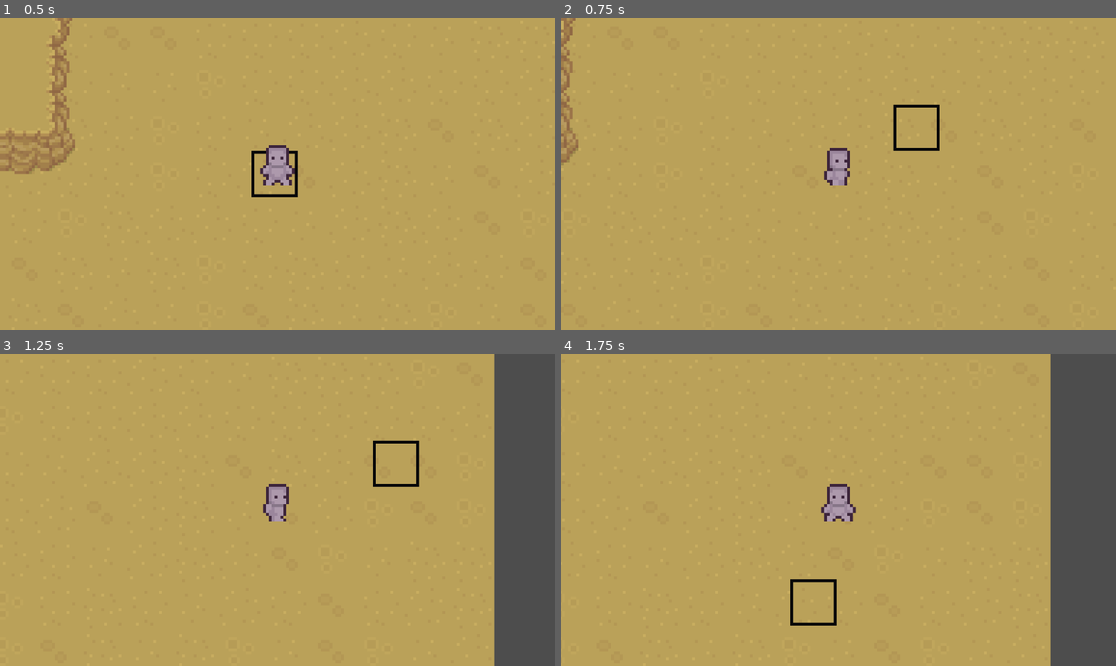
Above: before the commit, frames 1-4 (two rows, left to right).
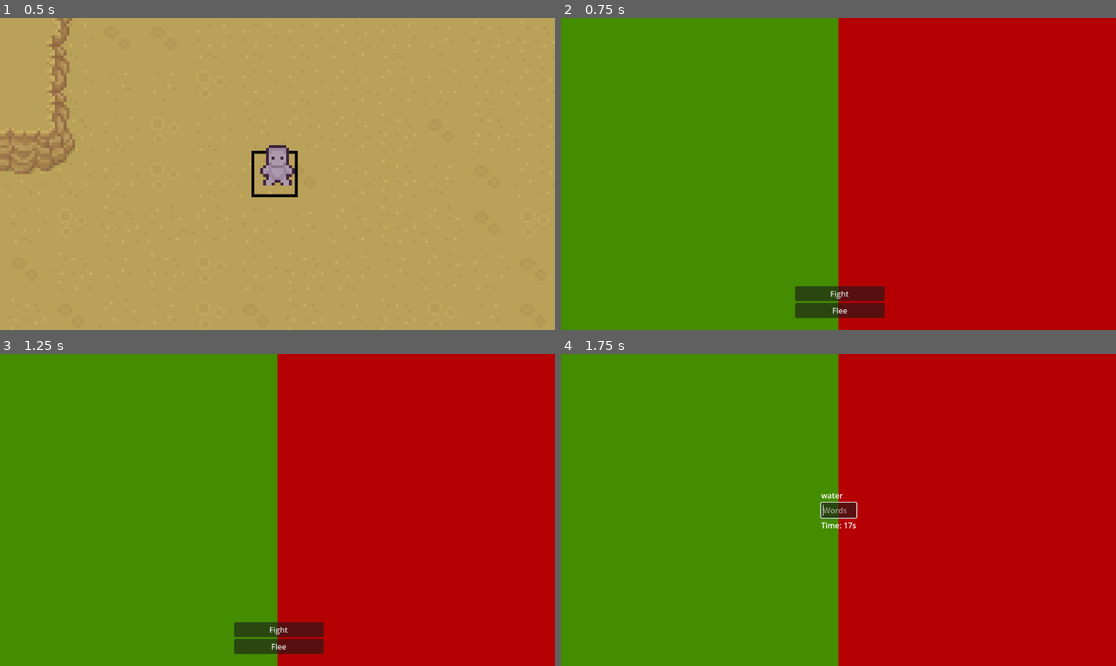
Above: after the commit, the same moments.

Repository: sagedontgo/tidal-typists
Game: Godot game, scene res://scenes/game.tscn
Same seed, same stepped clock (60 frames per second), same inputs: the game is played once before the commit and once after it.
Inputs (mouse positions are in pixels of both pictures, inside the frame that each line leads up to):
- Up to frame 1 (0.5 s): no input
- Up to frame 2 (0.75 s): tap Enter (ui_accept) at 0.5 s; move the mouse to (960, 158) at 0.52 s; hold Right (ui_right) from 0.53 s (still down); hold Enter (ui_accept) from 0.53 s (still down)
- Up to frame 3 (1.25 s): keep holding Right (ui_right); keep holding Enter (ui_accept)
- Up to frame 4 (1.75 s): release Right (ui_right) at 1.25 s; release Enter (ui_accept) at 1.25 s; click (838, 628) at 1.25 s, where only the run after the commit has a clickable "Fight"

Frame 1 is identical in both runs. In frame 2, 100% of the frame differs, in the area x 0-100%, y 0-100%; in frame 3, 100%; in frame 4, 100%.

Commit message:
Typing Game foundation

Diff:
--- a/tidal-typists/project.godot
+++ b/tidal-typists/project.godot
@@ -25,6 +25,30 @@
 , Object(InputEventKey,"resource_local_to_scene":false,"resource_name":"","device":0,"window_id":0,"alt_pressed":false,"shift_pressed":false,"ctrl_pressed":false,"meta_pressed":false,"pressed":false,"keycode":0,"physical_keycode":65,"key_label":0,"unicode":0,"location":0,"echo":false,"script":null)
 ]
 }
+ui_right={
+"deadzone": 0.5,
+"events": [Object(InputEventKey,"resource_local_to_scene":false,"resource_name":"","device":0,"window_id":0,"alt_pressed":false,"shift_pressed":false,"ctrl_pressed":false,"meta_pressed":false,"pressed":false,"keycode":4194321,"physical_keycode":0,"key_label":0,"unicode":0,"location":0,"echo":false,"script":null)
+, Object(InputEventJoypadButton,"resource_local_to_scene":false,"resource_name":"","device":-1,"button_index":14,"pressure":0.0,"pressed":false,"script":null)
+, Object(InputEventJoypadMotion,"resource_local_to_scene":false,"resource_name":"","device":-1,"axis":0,"axis_value":1.0,"script":null)
+, Object(InputEventKey,"resource_local_to_scene":false,"resource_name":"","device":-1,"window_id":0,"alt_pressed":false,"shift_pressed":false,"ctrl_pressed":false,"meta_pressed":false,"pressed":false,"keycode":0,"physical_keycode":68,"key_label":0,"unicode":100,"location":0,"echo":false,"script":null)
+]
+}
+ui_up={
+"deadzone": 0.5,
+"events": [Object(InputEventKey,"resource_local_to_scene":false,"resource_name":"","device":0,"window_id":0,"alt_pressed":false,"shift_pressed":false,"ctrl_pressed":false,"meta_pressed":false,"pressed":false,"keycode":4194320,"physical_keycode":0,"key_label":0,"unicode":0,"location":0,"echo":false,"script":null)
+, Object(InputEventJoypadButton,"resource_local_to_scene":false,"resource_name":"","device":-1,"button_index":11,"pressure":0.0,"pressed":false,"script":null)
+, Object(InputEventJoypadMotion,"resource_local_to_scene":false,"resource_name":"","device":-1,"axis":1,"axis_value":-1.0,"script":null)
+, Object(InputEventKey,"resource_local_to_scene":false,"resource_name":"","device":-1,"window_id":0,"alt_pressed":false,"shift_pressed":false,"ctrl_pressed":false,"meta_pressed":false,"pressed":false,"keycode":0,"physical_keycode":87,"key_label":0,"unicode":119,"location":0,"echo":false,"script":null)
+]
+}
+ui_down={
+"deadzone": 0.5,
+"events": [Object(InputEventKey,"resource_local_to_scene":false,"resource_name":"","device":0,"window_id":0,"alt_pressed":false,"shift_pressed":false,"ctrl_pressed":false,"meta_pressed":false,"pressed":false,"keycode":4194322,"physical_keycode":0,"key_label":0,"unicode":0,"location":0,"echo":false,"script":null)
+, Object(InputEventJoypadButton,"resource_local_to_scene":false,"resource_name":"","device":-1,"button_index":12,"pressure":0.0,"pressed":false,"script":null)
+, Object(InputEventJoypadMotion,"resource_local_to_scene":false,"resource_name":"","device":-1,"axis":1,"axis_value":1.0,"script":null)
+, Object(InputEventKey,"resource_local_to_scene":false,"resource_name":"","device":-1,"window_id":0,"alt_pressed":false,"shift_pressed":false,"ctrl_pressed":false,"meta_pressed":false,"pressed":false,"keycode":0,"physical_keycode":83,"key_label":0,"unicode":115,"location":0,"echo":false,"script":null)
+]
+}
 
 [physics]
 
--- /dev/null
+++ b/tidal-typists/scenes/combat.tscn
@@ -0,0 +1,78 @@
+[gd_scene format=3 uid="uid://chp7eya6ont54"]
+
+[ext_resource type="Script" uid="uid://c6fr0bb6g00bs" path="res://scripts/combat.gd" id="1_764e3"]
+
+[node name="Control" type="Control" unique_id=451658673]
+layout_mode = 3
+anchors_preset = 15
+anchor_right = 1.0
+anchor_bottom = 1.0
+grow_horizontal = 2
+grow_vertical = 2
+script = ExtResource("1_764e3")
+
+[node name="HBoxContainer" type="HBoxContainer" parent="." unique_id=1748567293]
+layout_mode = 1
+anchors_preset = 15
+anchor_right = 1.0
+anchor_bottom = 1.0
+grow_horizontal = 2
+grow_vertical = 2
+theme_override_constants/separation = 0
+
+[node name="Left" type="ColorRect" parent="HBoxContainer" unique_id=965540416]
+layout_mode = 2
+size_flags_horizontal = 3
+color = Color(0.26583335, 0.55, 0, 1)
+
+[node name="Right" type="ColorRect" parent="HBoxContainer" unique_id=1372202083]
+layout_mode = 2
+size_flags_horizontal = 3
+color = Color(0.71, 0, 0.011833153, 1)
+
+[node name="ChoiceButtons" type="VBoxContainer" parent="." unique_id=1061261523]
+layout_mode = 0
+offset_left = 486.0
+offset_top = 557.0
+offset_right = 672.0
+offset_bottom = 660.0
+
+[node name="FightButton" type="Button" parent="ChoiceButtons" unique_id=9901340]
+layout_mode = 2
+text = "Fight"
+
+[node name="FleeButton" type="Button" parent="ChoiceButtons" unique_id=904064414]
+layout_mode = 2
+text = "Flee
+"
+
+[node name="CombatUI" type="VBoxContainer" parent="." unique_id=640172574]
+layout_mode = 1
+anchors_preset = 8
+anchor_left = 0.5
+anchor_top = 0.5
+anchor_right = 0.5
+anchor_bottom = 0.5
+offset_left = -20.0
+offset_top = -20.0
+offset_right = 20.0
+offset_bottom = 20.0
+grow_horizontal = 2
+grow_vertical = 2
+
+[node name="Label" type="Label" parent="CombatUI" unique_id=690458918]
+layout_mode = 2
+text = "Words Words Words"
+
+[node name="LineEdit" type="LineEdit" parent="CombatUI" unique_id=996283175]
+layout_mode = 2
+placeholder_text = "Words"
+context_menu_enabled = false
+caret_blink = true
+caret_blink_interval = 0.5
+
+[node name="TimerLabel" type="Label" parent="CombatUI" unique_id=722776388]
+layout_mode = 2
+
+[node name="Timer" type="Timer" parent="CombatUI" unique_id=430203787]
+autostart = true
--- a/tidal-typists/scenes/game.tscn
+++ b/tidal-typists/scenes/game.tscn
@@ -475,13 +475,13 @@
 position = Vector2(1, -22)
 shape = SubResource("WorldBoundaryShape2D_uwrxv")
 
-[node name="Sprite2D" parent="." unique_id=1791395191 instance=ExtResource("2_lnu2h")]
+[node name="Cursor" parent="." unique_id=1791395191 instance=ExtResource("2_lnu2h")]
 position = Vector2(145, -76)
 
-[node name="CharacterBody2D" parent="." unique_id=1560998872 instance=ExtResource("1_uwrxv")]
+[node name="Player" parent="." unique_id=1560998872 instance=ExtResource("1_uwrxv")]
 top_level = true
 position = Vector2(145, -76)
 
-[node name="Camera2D" type="Camera2D" parent="CharacterBody2D" unique_id=510869600]
+[node name="Camera2D" type="Camera2D" parent="Player" unique_id=510869600]
 position = Vector2(0, -4)
 zoom = Vector2(6, 6)
--- /dev/null
+++ b/tidal-typists/scripts/combat.gd
@@ -0,0 +1,156 @@
+extends Control
+@onready var choice_buttons = $ChoiceButtons
+@onready var combat_ui = $CombatUI
+@onready var combat_ui_label = $CombatUI/Label
+@onready var combat_ui_timer = $CombatUI/TimerLabel
+@onready var combat_ui_lineEdit = $CombatUI/LineEdit
+@onready var fight_button = $ChoiceButtons/FightButton
+@onready var flee_button = $ChoiceButtons/FleeButton
+@export var easy_words: Array[String] = [
+	"the", "and", "cat", "dog", "sun", "boy", "run", "sit", "big", "hot",
+	"ice", "map", "ten", "fly", "box", "home", "play", "time", "blue", "kind",
+	"fast", "slow", "tree", "fire", "book", "good", "love", "gold", "ship", "milk",
+	"wind", "star", "duck", "lake", "road", "apple", "bread", "cloud", "dance", "green",
+	"light", "music", "paper", "plant", "smile", "space", "water", "world", "table", "house"
+]
+@export var medium_words: Array[String] = [
+	"bright", "garden", "window", "planet", "forest", "silver", "simple", "winter", "market", "player",
+	"orange", "island", "bridge", "button", "coffee", "dragon", "energy", "future", "guitar", "hammer",
+	"journey", "knight", "lesson", "memory", "nature", "palace", "quartz", "rabbit", "school", "ticket",
+	"valley", "wizard", "yellow", "action", "beauty", "camera", "danger", "enough", "flower", "ground",
+	"happen", "inside", "jungle", "kitchen", "laptop", "moment", "number", "ocean", "pencil", "quiet"
+]
+@export var hard_words: Array[String] = [
+	"atmosphere", "background", "celebration", "dictionary", "everything", "friendship", "generation", "hypothesis", "impossible", "journalism",
+	"knowledge", "labyrinth", "management", "navigation", "occurrence", "philosophy", "questionable", "reflection", "strategies", "television",
+	"university", "vocabulary", "wilderness", "xylophone", "yesterday", "zookeeper", "achievement", "bankruptcy", "collection", "definition",
+	"experience", "frequently", "government", "horizontal", "individual", "judgmental", "leadership", "mysterious", "neighborhood", "opportunity",
+	"particular", "qualitative", "reasonable", "successful", "technology", "understand", "vulnerable", "wavelength", "xenophobia", "youthfully"
+]
+var word_dict = {
+	"easy": easy_words,
+	"medium": medium_words,
+	"hard": hard_words
+}
+
+var current_difficulty: int
+var current_word_count: int
+var current_word_index: int = 0
+var words_to_type: Array[String] = []
+var typed_words: Array[String] = []
+var total_characters_typed: int = 0
+var correct_characters: int = 0
+var start_time: float = 0.0
+var time_limit: float = 0.0
+
+func _ready() -> void:
+	current_word_count = randi_range(5,10)
+	current_difficulty = randi_range(1,3)
+	combat_ui.visible = false
+	fight_button.pressed.connect(on_fight_pressed)
+	flee_button.pressed.connect(on_flee_pressed)
+
+
+func on_enter_pressed() -> void:
+	if current_word_index >= words_to_type.size():
+		return
+
+	var text = combat_ui_lineEdit.text
+	typed_words.append(text)
+	calculate_accuracy(text, words_to_type[current_word_index])
+
+	current_word_index += 1
+
+	if current_word_index < words_to_type.size():
+		combat_ui_label.text = words_to_type[current_word_index]
+	else:
+		end_combat()
+		return
+
+	combat_ui_lineEdit.text = ""
+	combat_ui_lineEdit.grab_focus()
+
+func _process(delta: float) -> void:
+	if combat_ui.visible and time_limit > 0:
+		var time_remaining = time_limit - (Time.get_ticks_msec() / 1000.0 - start_time)
+		if time_remaining > 0:
+			combat_ui_timer.text = "Time: " + str(int(time_remaining)) + "s"
+		else:
+			combat_ui_timer.text = "Time: 0s"
+			end_combat()
+
+func on_fight_pressed():
+	choice_buttons.visible = false
+	combat_ui.visible = true
+	combat_init(current_difficulty, current_word_count)
+	combat_ui_lineEdit.selecting_enabled = false
+	combat_ui_lineEdit.caret_blink = true
+	combat_ui_lineEdit.grab_focus()
+
+func combat_init(difficulty: int, wordCount: int):
+	var difficulty_string = ""
+	if difficulty == 1:
+		difficulty_string = "easy"
+		time_limit = wordCount * 3.0
+	elif difficulty == 2:
+		difficulty_string = "medium"
+		time_limit = wordCount * 4.0
+	else:
+		difficulty_string = "hard"
+		time_limit = wordCount * 5.0
+
+	words_to_type.clear()
+	typed_words.clear()
+	current_word_index = 0
+	total_characters_typed = 0
+	correct_characters = 0
+	start_time = Time.get_ticks_msec() / 1000.0
+
+	for i in wordCount:
+		var word = get_random_word(difficulty_string)
+		words_to_type.append(word)
+
+	combat_ui_label.text = words_to_type[current_word_index]
+
+func get_random_word(difficulty: String) -> String:
+	return word_dict[difficulty].pick_random()
+
+
+
+func refocus_input() -> void:
+	combat_ui_lineEdit.grab_focus()
+
+func calculate_accuracy(typed: String, correct: String) -> void:
+	var min_length = min(typed.length(), correct.length())
+
+	for i in min_length:
+		total_characters_typed += 1
+		if typed[i] == correct[i]:
+			correct_characters += 1
+
+	if typed.length() > correct.length():
+		total_characters_typed += typed.length() - correct.length()
+	elif correct.length() > typed.length():
+		total_characters_typed += correct.length() - typed.length()
+
+func end_combat() -> void:
+	var time_taken = Time.get_ticks_msec() / 1000.0 - start_time
+	var wpm = (typed_words.size() / time_taken) * 60.0
+	var accuracy = (float(correct_characters) / float(total_characters_typed)) * 100.0
+
+	print("WPM: ", wpm)
+	print("Accuracy: ", accuracy, "%")
+	print("Words typed: ", typed_words.size())
+
+func on_flee_pressed() -> void:
+	get_tree().change_scene_to_file("res://scenes/game.tscn")
+
+func _input(event: InputEvent) -> void:
+	if event.is_action_pressed("ui_cancel"):
+		on_flee_pressed()
+		return
+
+	if combat_ui.visible and event.is_action_pressed("ui_accept"):
+		if combat_ui_lineEdit.has_focus():
+			on_enter_pressed()
+			get_viewport().set_input_as_handled()
--- a/tidal-typists/scripts/player.gd
+++ b/tidal-typists/scripts/player.gd
@@ -41,3 +41,8 @@
 		else:
 			animated_sprite.play("move_up")
 		animated_sprite.flip_h = false
+
+func _input(event: InputEvent) -> void:
+	if event.is_action_pressed("ui_accept"):
+		Input.set_mouse_mode(Input.MOUSE_MODE_VISIBLE)
+		get_tree().change_scene_to_file("res://scenes/combat.tscn")
Not shown, added: tidal-typists/scripts/combat.gd.uid
